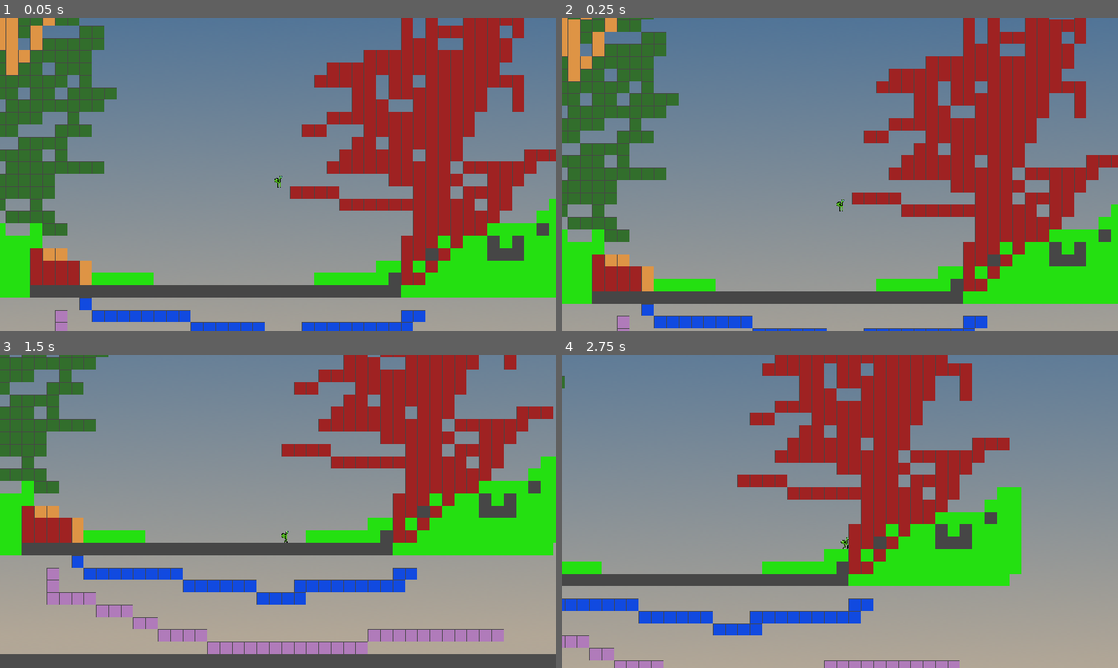
Above: before the commit, frames 1-4 (two rows, left to right).
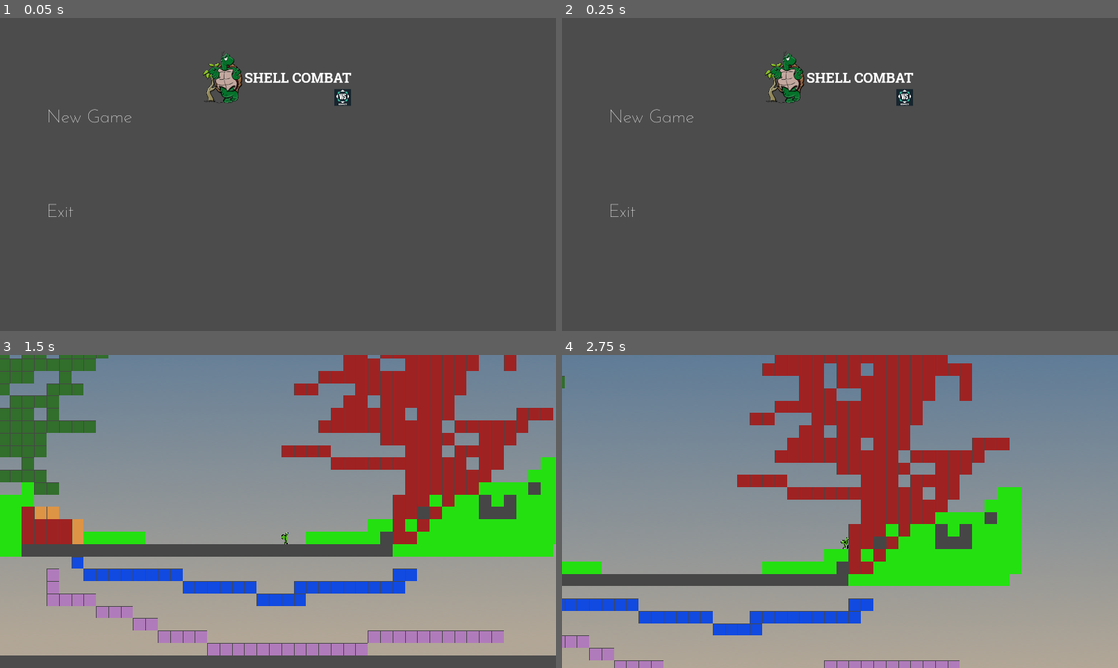
Above: after the commit, the same moments.

Repository: llister15/SCDM
Game: Godot game, scene res://Scenes/Menu/Main Menu.tscn
Two runs of this game, one before a commit and one after it. Both use one fixed random seed, a clock stepped at 60 frames per second and the inputs below. Before the commit the project starts from res://Scenes/Levels/Test Movement World.tscn.
Inputs (mouse positions are in pixels of both pictures, inside the frame that each line leads up to):
- Up to frame 1 (0.05 s): no input
- Up to frame 2 (0.25 s): no input
- Up to frame 3 (1.5 s): click (278, 492) at 0.5 s, where only the run after the commit has a clickable "New Game"; hold Right (ui_right) from 1.28 s (still down)
- Up to frame 4 (2.75 s): keep holding Right (ui_right); tap Space (jump) at 1.52, 2.27 s

The runs differ from the first frame. In frame 1, 95% of the frame differs, in the area x 0-100%, y 0-100%; in frame 2, 95%; in frame 3, 4.4%; in frame 4, nothing differs.

Commit message:
created Menu

Diff:
--- a/Scenes/Levels/Test Movement World.tscn
+++ b/Scenes/Levels/Test Movement World.tscn
@@ -4,6 +4,9 @@
 [ext_resource path="res://Scenes/Assets/player.tscn" type="PackedScene" id=2]
 [ext_resource path="res://Sprites/TileSet Asphalt.png" type="Texture" id=3]
 
+[sub_resource type="ConvexPolygonShape2D" id=1]
+points = PoolVector2Array( 32, 32, 0, 32, 0, 0, 32, 0 )
+
 [sub_resource type="ConvexPolygonShape2D" id=2]
 points = PoolVector2Array( 32, 32, 0, 32, 0, 0, 32, 0 )
 
@@ -28,10 +31,7 @@
 [sub_resource type="ConvexPolygonShape2D" id=9]
 points = PoolVector2Array( 32, 32, 0, 32, 0, 0, 32, 0 )
 
-[sub_resource type="ConvexPolygonShape2D" id=10]
-points = PoolVector2Array( 32, 32, 0, 32, 0, 0, 32, 0 )
-
-[sub_resource type="TileSet" id=1]
+[sub_resource type="TileSet" id=10]
 2/name = "TileSet Asphalt.png 2"
 2/texture = ExtResource( 3 )
 2/tex_offset = Vector2( 0, 0 )
--- /dev/null
+++ b/Scenes/Menu/DyFront.tres
@@ -0,0 +1,7 @@
+[gd_resource type="DynamicFont" load_steps=2 format=2]
+
+[ext_resource path="res://Fonts/JosefinSans-VariableFont_wght.ttf" type="DynamicFontData" id=1]
+
+[resource]
+size = 48
+font_data = ExtResource( 1 )
--- a/Scenes/Menu/Main Menu.tscn
+++ b/Scenes/Menu/Main Menu.tscn
@@ -1,31 +1,58 @@
-[gd_scene load_steps=3 format=2]
+[gd_scene load_steps=5 format=2]
 
-[ext_resource path="res://Sprites/Turtle.png" type="Texture" id=1]
-[ext_resource path="res://Scenes/Menu/NewGame_button.tscn" type="PackedScene" id=2]
+[ext_resource path="res://Scenes/Menu/shellcombat-logo.png" type="Texture" id=1]
+[ext_resource path="res://Scenes/Menu/buttons/MenuButton.tscn" type="PackedScene" id=2]
+[ext_resource path="res://Music/POL-cheerful-day-short.wav" type="AudioStream" id=3]
+[ext_resource path="res://Scenes/Menu/buttons/ExitButton.tscn" type="PackedScene" id=4]
 
-
-
-[node name="Main Menu" type="Control"]
+[node name="TitleScreen" type="Control"]
 anchor_right = 1.0
 anchor_bottom = 1.0
+__meta__ = {
+"_edit_use_anchors_": false
+}
 
 [node name="Menu" type="VBoxContainer" parent="."]
 margin_left = 120.0
 margin_top = 80.0
-margin_right = 840.0
-margin_bottom = 480.0
+margin_right = 1320.0
+margin_bottom = 720.0
+__meta__ = {
+"_edit_use_anchors_": false
+}
 
-[node name="Title of Game" type="TextureRect" parent="Menu"]
-margin_right = 720.0
-margin_bottom = 32.0
+[node name="Logo" type="TextureRect" parent="Menu"]
+margin_right = 1200.0
+margin_bottom = 150.0
 texture = ExtResource( 1 )
-stretch_mode = 6
+stretch_mode = 4
 
-[node name="Buttons group" type="HBoxContainer" parent="Menu"]
-margin_top = 36.0
-margin_right = 720.0
-margin_bottom = 400.0
+[node name="CenterRow" type="HBoxContainer" parent="Menu"]
+margin_top = 154.0
+margin_right = 1200.0
+margin_bottom = 640.0
+size_flags_vertical = 3
+
+[node name="Buttons" type="VBoxContainer" parent="Menu/CenterRow"]
+margin_right = 1200.0
+margin_bottom = 486.0
 size_flags_horizontal = 3
 size_flags_vertical = 3
+custom_constants/separation = 5
 
-[node name="NewGame_button" parent="Menu/Buttons group" instance=ExtResource( 2 )]
+[node name="New Game" parent="Menu/CenterRow/Buttons" instance=ExtResource( 2 )]
+margin_right = 1200.0
+margin_bottom = 240.0
+size_flags_vertical = 3
+
+[node name="ExitButton" parent="Menu/CenterRow/Buttons" instance=ExtResource( 4 )]
+margin_top = 245.0
+margin_right = 1200.0
+margin_bottom = 486.0
+size_flags_vertical = 3
+
+[node name="MenuMusic" type="AudioStreamPlayer" parent="."]
+stream = ExtResource( 3 )
+autoplay = true
+[connection signal="pressed" from="Menu/CenterRow/Buttons/New Game" to="Menu/CenterRow/Buttons/New Game" method="_on_New_Game_pressed"]
+[connection signal="pressed" from="Menu/CenterRow/Buttons/ExitButton" to="Menu/CenterRow/Buttons/ExitButton" method="_on_ExitButton_pressed"]
--- a/Scenes/Menu/NewGame_button.tscn
+++ /dev/null
@@ -1,11 +0,0 @@
-[gd_scene format=2]
-
-[node name="NewGame_button" type="Button"]
-margin_right = 80.0
-margin_bottom = 20.0
-flat = true
-align = 0
-
-[node name="Label" type="Label" parent="."]
-text = "New Game"
-valign = 1
--- /dev/null
+++ b/Scenes/Menu/buttons/ExitButton.tscn
@@ -0,0 +1,11 @@
+[gd_scene load_steps=2 format=2]
+
+[ext_resource path="res://Scenes/Menu/buttons/MenuButton.tscn" type="PackedScene" id=1]
+
+[node name="ExitButton" instance=ExtResource( 1 )]
+margin_top = 25.0
+margin_right = 120.0
+margin_bottom = 68.0
+
+[node name="Label" parent="." index="0"]
+text = "Exit"
--- /dev/null
+++ b/Scenes/Menu/buttons/MenuButton.tscn
@@ -0,0 +1,26 @@
+[gd_scene load_steps=3 format=2]
+
+[ext_resource path="res://Scenes/Menu/DyFront.tres" type="DynamicFont" id=1]
+[ext_resource path="res://Scenes/Menu/buttons/NewGame.gd" type="Script" id=2]
+
+[node name="NewGame" type="Button"]
+margin_right = 250.0
+margin_bottom = 51.0
+flat = true
+script = ExtResource( 2 )
+__meta__ = {
+"_edit_use_anchors_": false
+}
+
+[node name="Label" type="Label" parent="."]
+anchor_right = 1.0
+anchor_bottom = 1.0
+margin_bottom = 28.0
+custom_fonts/font = ExtResource( 1 )
+custom_colors/font_color = Color( 1, 1, 1, 1 )
+custom_constants/shadow_offset_x = 0
+custom_constants/shadow_offset_y = 5
+text = "New Game"
+__meta__ = {
+"_edit_use_anchors_": false
+}
--- /dev/null
+++ b/Scenes/Menu/buttons/NewGame.gd
@@ -0,0 +1,8 @@
+extends Control
+
+func _on_New_Game_pressed():
+	get_tree().change_scene("res://Scenes/Levels/Test Movement World.tscn")
+
+
+func _on_ExitButton_pressed():
+	get_tree().quit()
--- a/project.godot
+++ b/project.godot
@@ -21,8 +21,13 @@
 [application]
 
 config/name="Shell Combat DM"
-run/main_scene="res://Scenes/Levels/Test Movement World.tscn"
+config/description="The best game all time"
+run/main_scene="res://Scenes/Menu/Main Menu.tscn"
+run/frame_delay_msec=5
+boot_splash/image="res://Images/wonkasoft-box-logo.png"
 config/icon="res://Sprites/icon.png"
+config/macos_native_icon="res://Sprites/icon.png"
+config/windows_native_icon="res://Sprites/icon.png"
 
 [display]
 
@@ -67,11 +72,6 @@
 "events": [ Object(InputEventKey,"resource_local_to_scene":false,"resource_name":"","device":0,"alt":false,"shift":false,"control":false,"meta":false,"command":false,"pressed":false,"scancode":32,"unicode":0,"echo":false,"script":null)
  ]
 }
-fire1={
-"deadzone": 0.5,
-"events": [ Object(InputEventMouseButton,"resource_local_to_scene":false,"resource_name":"","device":0,"alt":false,"shift":false,"control":false,"meta":false,"command":false,"button_mask":0,"position":Vector2( 0, 0 ),"global_position":Vector2( 0, 0 ),"factor":1.0,"button_index":1,"pressed":false,"doubleclick":false,"script":null)
- ]
-}
 
 [layer_names]
 
Binary file added: Fonts/JosefinSans-VariableFont_wght.ttf
Binary file added: Images/SlashScreen.png
Not shown, added: Images/SlashScreen.png.import
Binary file added: Images/wonkasoft-box-logo.png
Not shown, added: Images/wonkasoft-box-logo.png.import
Not shown, added: Music/POL-cheerful-day-short.wav.import
Not shown: 10 places in Scenes/Levels/Test Movement World.tscn that only renumber resources
Binary file added: Scenes/Menu/JosefinSans-VariableFont_wght.ttf
Binary file added: Scenes/Menu/shellcombat-logo.png
Not shown, added: Scenes/Menu/shellcombat-logo.png.import
Not shown, added: Music/POL-cheerful-day-short.wav
